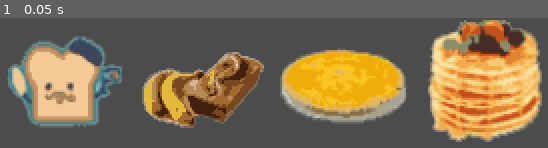
Above: before the commit, frame 1.
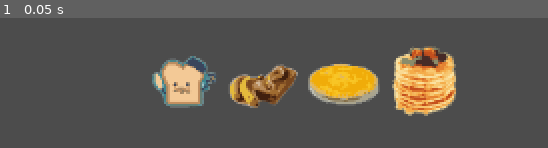
Above: after the commit, the same moment.

Repository: knightsean00/hippo
Game: Godot game, scene res://Scene/Game.tscn
Same seed, same stepped clock (60 frames per second), same inputs: the game is played once before the commit and once after it.
Inputs:
- Up to frame 1 (0.05 s): no input

The runs differ from the first frame. In frame 1, 47% of the frame differs, in the area x 1-99%, y 1-96%.

Commit message:
change food sizes

Diff:
--- a/src/Scene/FoodRow.gd
+++ b/src/Scene/FoodRow.gd
@@ -16,7 +16,7 @@
 	# add 4 sprites
 	for i in range(foods.size()):
 		var food_dict = foods[i]
-		self.foods[i].init(food_dict["name"], food_dict["image"], Vector2(i * 70, 0))
+		self.foods[i].init(food_dict["name"], food_dict["image"], Vector2(i * 40 + 60, 0))
 		self.foods[i].connect("FOOD_CLICKED", self, "food_selected")
 #
 #func food_selected(food_name):
--- a/src/Scene/FoodSprite.gd
+++ b/src/Scene/FoodSprite.gd
@@ -11,7 +11,7 @@
 var height
 var width
 
-func init(food_name, image, location = Vector2(0, 0), height=64.0, width=64.0):
+func init(food_name, image, location = Vector2(0, 0), height=36.0, width=36.0):
 	self.food_name = food_name
 	texture = image
 	init_location = location
